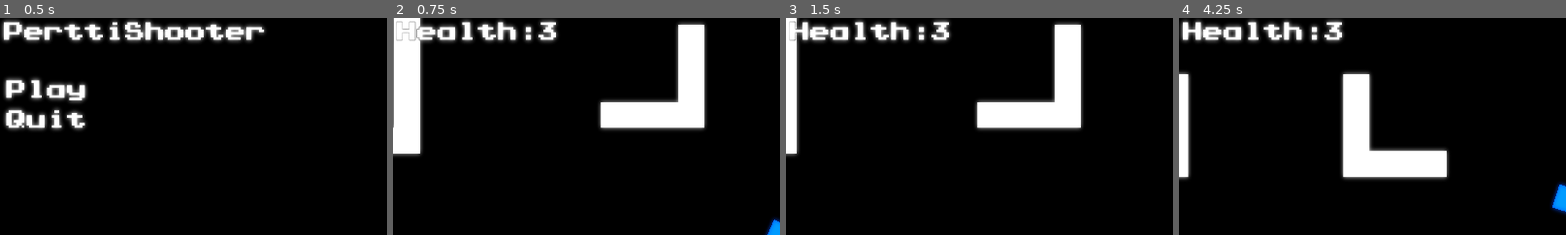
Above: before the commit, frames 1-4 (left to right).
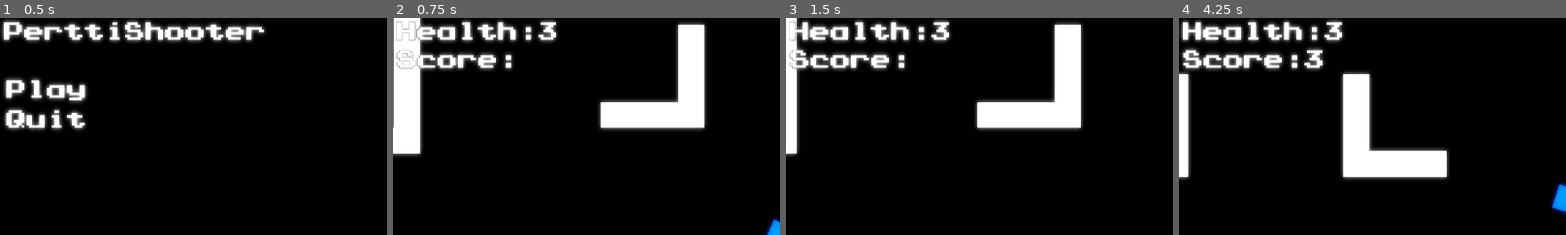
Above: after the commit, the same moments.

Repository: Kirottu/perttishooter
Game: Godot game, scene res://Scenes/MainMenu.tscn
Two runs of this game, one before a commit and one after it. Both use one fixed random seed, a clock stepped at 60 frames per second and the inputs below.
Inputs (mouse positions are % of the whole screen's width and height, from its top left):
- Up to frame 1 (0.5 s): no input
- Up to frame 2 (0.75 s): click "Play" at 0.5 s
- Up to frame 3 (1.5 s): tap Enter at 1.25 s; move the mouse to (72, 45) at 1.27 s; hold D (right) from 1.28 s (still down); hold Space (fire) from 1.28 s (still down)
- Up to frame 4 (4.25 s): move the mouse to (30, 55) at 2.02 s; release D (right) at 2.03 s; release Space (fire) at 2.03 s; hold S (down) 2.03-2.78 s; tap Space (fire) at 2.1, 3.6 s; move the mouse to (60, 28) at 2.77 s; hold D (right) 2.78-3.53 s; hold Space (fire) 2.78-3.53 s; move the mouse to (45, 70) at 3.52 s; hold W (up) from 3.53 s (still down)
The pictures show only the part of the screen within x 0-50%, y 0-50%; the shares and areas given below are measured in that part.

Frame 1 is identical in both runs. In frame 2, 1.8% of the frame differs, in the area x 0-32%, y 14-25%; in frame 3, 2.1%; in frame 4, 2.7%, in the area x 0-38%, y 13-25%.

Commit message:
score counter, counts seconds alive

Diff:
--- a/Scenes/Level.tscn
+++ b/Scenes/Level.tscn
@@ -1,9 +1,9 @@
 [gd_scene load_steps=12 format=2]
 
-[ext_resource path="res://Scenes/Pertti.tscn" type="PackedScene" id=1]
-[ext_resource path="res://Scripts/Level.gd" type="Script" id=2]
+[ext_resource path="res://Scripts/Level.gd" type="Script" id=1]
+[ext_resource path="res://Assets/Textures/rectangle.png" type="Texture" id=2]
 [ext_resource path="res://Assets/Textures/black_rectangle.png" type="Texture" id=3]
-[ext_resource path="res://Assets/Textures/rectangle.png" type="Texture" id=4]
+[ext_resource path="res://Scenes/Pertti.tscn" type="PackedScene" id=4]
 [ext_resource path="res://Assets/Fonts/font.tres" type="DynamicFont" id=5]
 [ext_resource path="res://Scripts/PauseMenu.gd" type="Script" id=6]
 
@@ -16,18 +16,13 @@
 
 [sub_resource type="TileSet" id=3]
 0/name = "rectangle.png 0"
-0/texture = ExtResource( 4 )
+0/texture = ExtResource( 2 )
 0/tex_offset = Vector2( 0, 0 )
 0/modulate = Color( 1, 1, 1, 1 )
 0/region = Rect2( 0, 0, 64, 64 )
 0/tile_mode = 0
 0/occluder_offset = Vector2( 0, 0 )
 0/navigation_offset = Vector2( 0, 0 )
-0/shape_offset = Vector2( 0, 0 )
-0/shape_transform = Transform2D( 1, 0, 0, 1, 0, 0 )
-0/shape = SubResource( 1 )
-0/shape_one_way = false
-0/shape_one_way_margin = 1.0
 0/shapes = [ {
 "autotile_coord": Vector2( 0, 0 ),
 "one_way": false,
@@ -45,10 +40,6 @@
 1/occluder_offset = Vector2( 0, 0 )
 1/navigation_offset = Vector2( 0, 0 )
 1/navigation = SubResource( 2 )
-1/shape_offset = Vector2( 0, 0 )
-1/shape_transform = Transform2D( 1, 0, 0, 1, 0, 0 )
-1/shape_one_way = false
-1/shape_one_way_margin = 0.0
 1/shapes = [  ]
 1/z_index = 0
 
@@ -100,6 +91,17 @@
 margin_bottom = 81.0
 custom_fonts/font = ExtResource( 5 )
 text = "Health: "
+__meta__ = {
+"_edit_use_anchors_": false
+}
+
+[node name="Score" type="Label" parent="HUD"]
+margin_left = 10.8479
+margin_top = 79.9599
+margin_right = 344.848
+margin_bottom = 150.96
+custom_fonts/font = ExtResource( 5 )
+text = "Score:"
 __meta__ = {
 "_edit_use_anchors_": false
 }
--- a/Scenes/MainMenu.tscn
+++ b/Scenes/MainMenu.tscn
@@ -1,7 +1,7 @@
 [gd_scene load_steps=5 format=2]
 
-[ext_resource path="res://Assets/Fonts/font.tres" type="DynamicFont" id=1]
-[ext_resource path="res://Scripts/MainMenu.gd" type="Script" id=2]
+[ext_resource path="res://Scripts/MainMenu.gd" type="Script" id=1]
+[ext_resource path="res://Assets/Fonts/font.tres" type="DynamicFont" id=2]
 
 [sub_resource type="Shader" id=1]
 code = "    shader_type canvas_item;
--- a/Scripts/Level.gd
+++ b/Scripts/Level.gd
@@ -4,6 +4,7 @@
 onready var pertti : KinematicBody2D = $Pertti
 onready var spawn_points = [$SpawnPoints/SpawnPoint1, $SpawnPoints/SpawnPoint2, $SpawnPoints/SpawnPoint3, $SpawnPoints/SpawnPoint4, $SpawnPoints/SpawnPoint5, $SpawnPoints/SpawnPoint6, $SpawnPoints/SpawnPoint7, $SpawnPoints/SpawnPoint8]
 onready var health_label = $HUD/Label
+onready var score_label = $HUD/Score
 
 onready var game_over_label = $HUD/GameOverMenu/GameOverLabel
 onready var quit_button = $HUD/GameOverMenu/QuitButton
@@ -16,6 +17,7 @@
 var enemy_scene = preload("res://Scenes/Enemy.tscn")
 var path
 var spawn_timer = Settings.spawn_timer
+var score_timer
 
 func _ready():
 	game_over_label.visible = false
@@ -28,6 +30,14 @@
 	# Set bloom overlay size correctly and connect a signal when the scene is ready
 	get_viewport().connect("size_changed", self, "_on_viewport_size_changed")
 	health_label.text = "Health:" + str(Settings.pertti_health)
+
+	Settings.score = 0
+	score_timer = Timer.new()
+	add_child(score_timer)
+	score_timer.connect("timeout", self, "_increase_score")
+	score_timer.set_wait_time(1.0)
+	score_timer.set_one_shot(false) # Make sure it loops
+	score_timer.start()
 
 func _physics_process(delta):
 	if !gameover:
@@ -45,7 +55,6 @@
 
 func _on_viewport_size_changed():
 	set_positions()
-
 
 func set_positions():
 	$HUD/ColorRect.set_size(Vector2(get_viewport().size.x, get_viewport().size.y))
@@ -77,6 +86,11 @@
 	yield(get_tree().create_timer(1.5), "timeout")
 	get_tree().paused = true
 
+func _increase_score():
+	if !gameover:
+		Settings.score += 1
+		score_label.text = "Score:" + String(Settings.score)
+
 
 func _on_MainMenuButton_pressed():
 	get_tree().paused = false
--- a/Scripts/Settings.gd
+++ b/Scripts/Settings.gd
@@ -18,3 +18,6 @@
 
 #minimum amount of phyisics frames before the path is update, if in really close proximity
 var minimum_path_delay = 60
+
+
+var score = 0
Not shown: 1 places in Scenes/Level.tscn that only renumber resources
Not shown: 4 places in Scenes/MainMenu.tscn that only renumber resources
